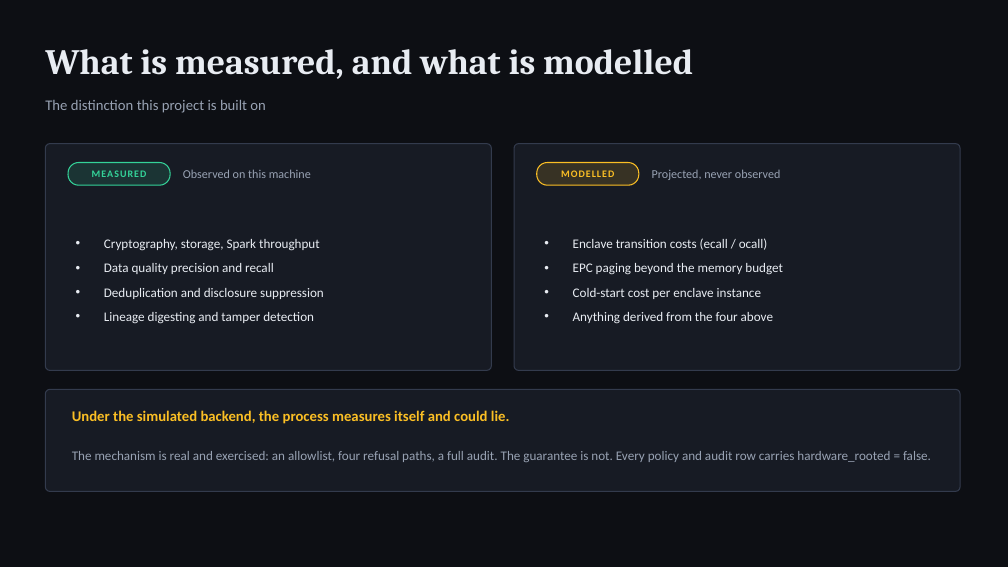
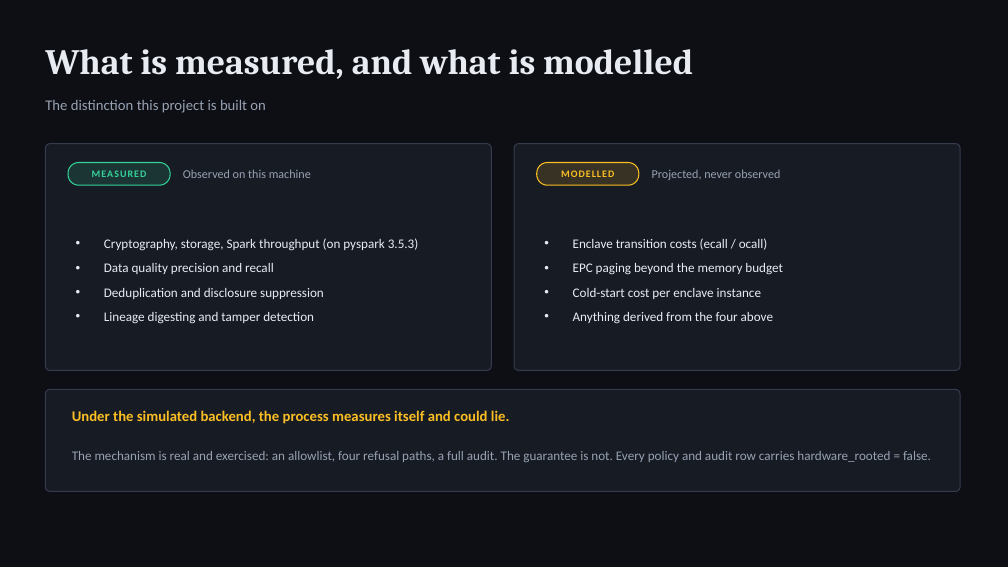
Before and after one commit to arpittomar246/confidentia, a slide deck: slide 4 of docs/report/confidentia-viva.pptx. Drawn at 1008x567 pixels with LibreOffice and Linux fonts; fonts in the diff are those of the drawing. Boxes give left, top, right and bottom in pixels: in the first picture for what was removed or moved away, otherwise in the second. Text is boxed around its words. In the diff, an @@ line names an element or a change of style, - is before the commit and + after.

```diff
--- a/docs/report/confidentia-viva.pptx
+++ b/docs/report/confidentia-viva.pptx
@@ text at (104,238,419,251): text changed @@
-• Cryptography, storage, Spark throughput
+• Cryptography, storage, Spark throughput (on pyspark 3.5.3)
```
Also in this commit, not shown: 1 other file.
